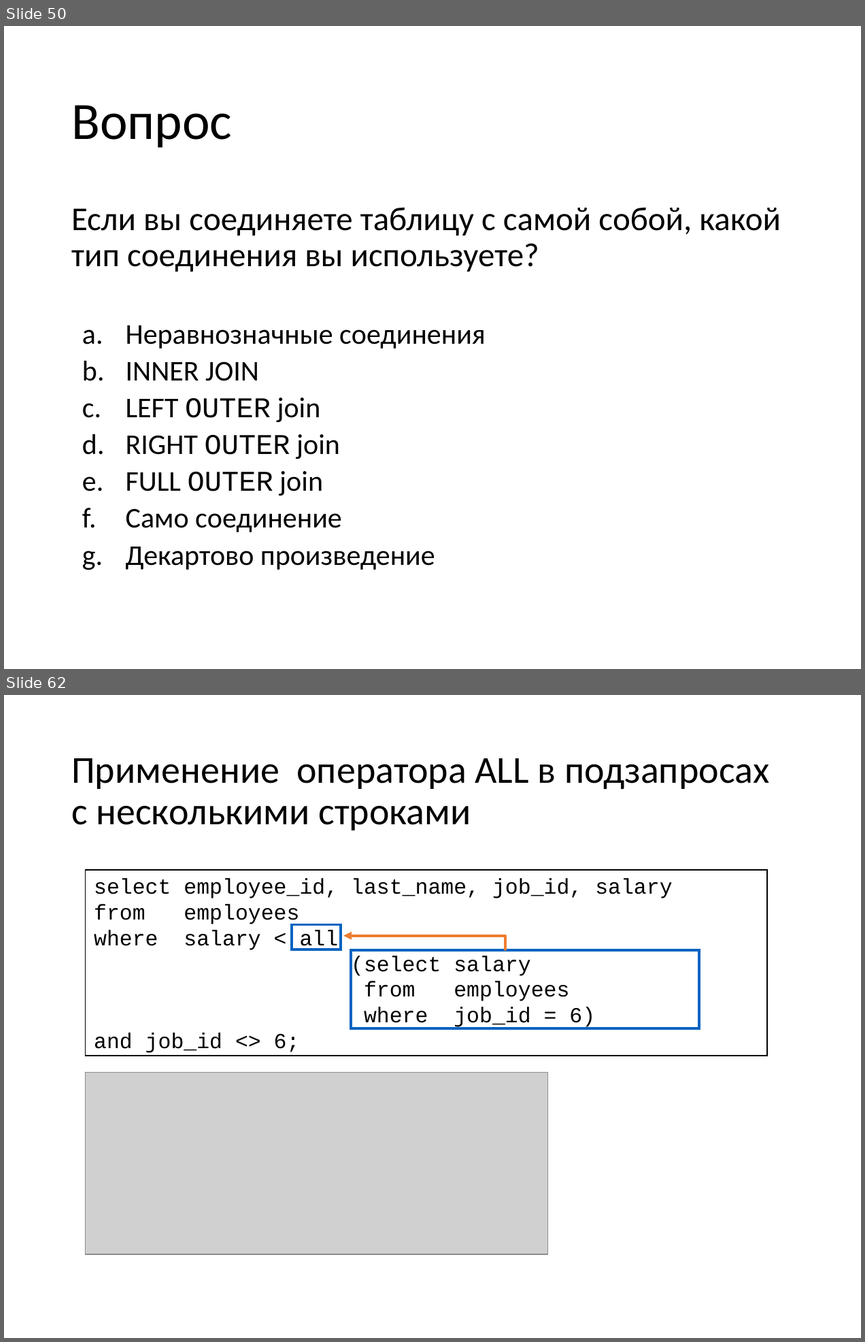
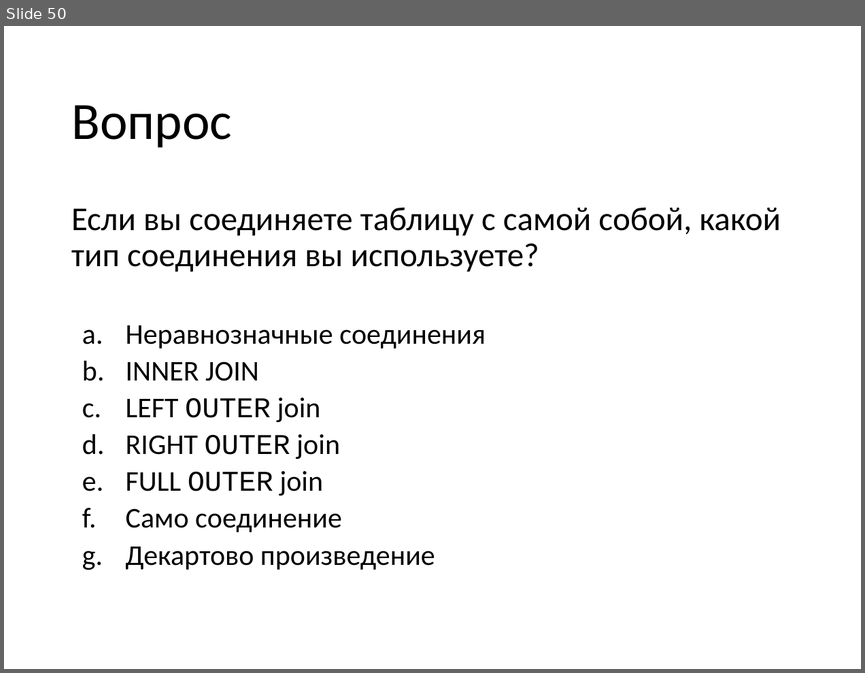
Before and after one commit to andreyzhurlov/ais_sql_hive_course_2, a slide deck: lecture_03/03_SQL_функции_и_соединения.pptx. Shown one above the other, each under a label of ours: slides 50 and 62 before the commit, slide 50 after it; the slides between them are not shown. The pictures are 865x1342 and 865x673 pixels, drawn with LibreOffice and Linux fonts; fonts in the diff are those of the drawing; grey boxes stand for pictures. Boxes give left, top, right and bottom in pixels: in the first picture for what was removed or moved away, otherwise in the second. Text is boxed around its words. In the diff, an @@ line names an element or a change of style, - is before the commit and + after.

```diff
--- a/lecture_03/03_SQL_функции_и_соединения.pptx
+++ b/lecture_03/03_SQL_функции_и_соединения.pptx
@@ slide 62 removed at box(4, 695, 861, 1338), background #FFFFFF @@
@@ title removed at box(71, 758, 769, 830) @@
-Применение оператора ALL в подзапросах с несколькими строками
@@ rectangle removed at box(86, 870, 768, 1055) @@
-select employee_id, last_name, job_id, salary
-from employees
-where salary < all
-(select salary
-from employees
-where job_id = 6)
-and job_id <> 6;
@@ rectangle removed at box(292, 925, 341, 949) @@
@@ freeform shape removed at box(343, 935, 504, 949) @@
@@ rectangle removed at box(351, 950, 700, 1028) @@
@@ picture removed at box(86, 1072, 548, 1255) @@
```
Also in this commit, not shown: 16 other slides removed, 2 other files.
